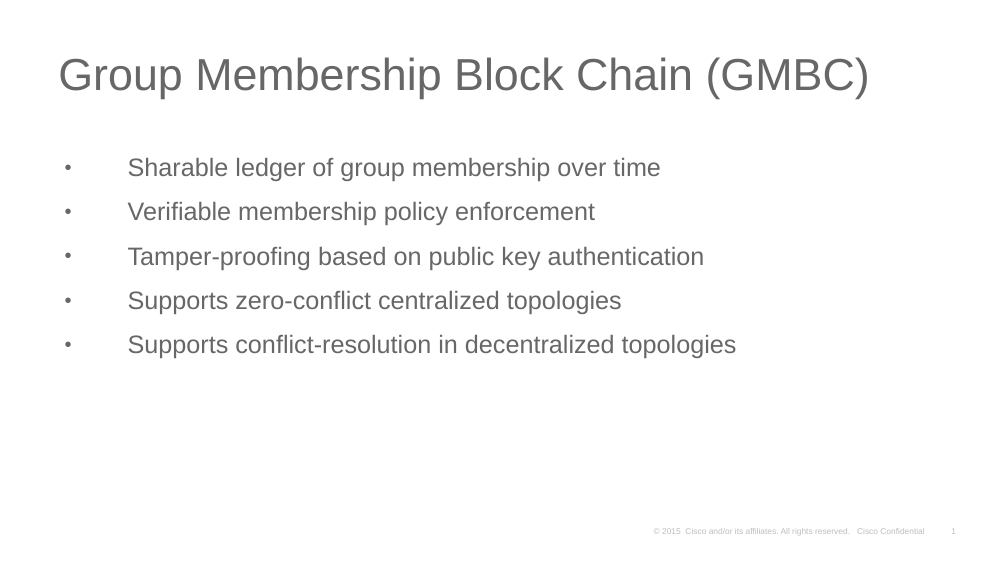
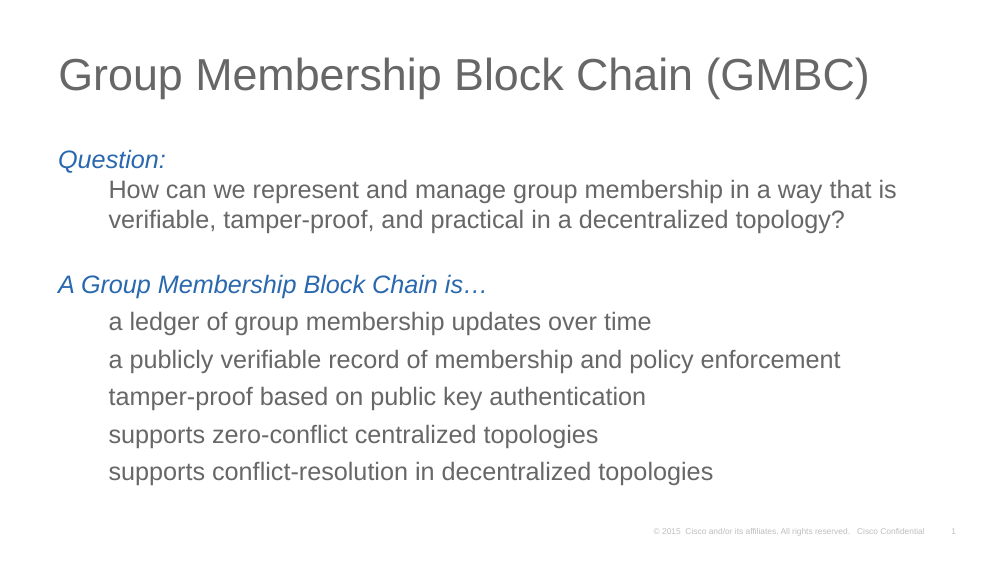
Before and after one commit to balthorium/pcg-id, a slide deck: slide 1 of gmbc-fig.pptx. Drawn at 1008x567 pixels with LibreOffice and Linux fonts; fonts in the diff are those of the drawing; background and template pictures are left out. Boxes give left, top, right and bottom in pixels: in the first picture for what was removed or moved away, otherwise in the second. Text is boxed around its words. In the diff, an @@ line names an element or a change of style, - is before the commit and + after.

```diff
--- a/gmbc-fig.pptx
+++ b/gmbc-fig.pptx
@@ text added at box(58, 149, 897, 233), 18 pt, text #676767 @@
+Question:
+  How can we represent and manage group membership in a way that is verifiable, tamper-proof, and practical in a decentralized topology?
@@ text at box(58, 274, 841, 485): text changed @@
-• Sharable ledger of group membership over time
-• Verifiable membership policy enforcement
-• Tamper-proofing based on public key authentication
-• Supports zero-conflict centralized topologies
-• Supports conflict-resolution in decentralized topologies
+A Group Membership Block Chain is…
+  a ledger of group membership updates over time
+  a publicly verifiable record of membership and policy enforcement
+  tamper-proof based on public key authentication
+  supports zero-conflict centralized topologies
+  supports conflict-resolution in decentralized topologies
```
Also in this commit, not shown: 1 other slide changed, 1 other file.
